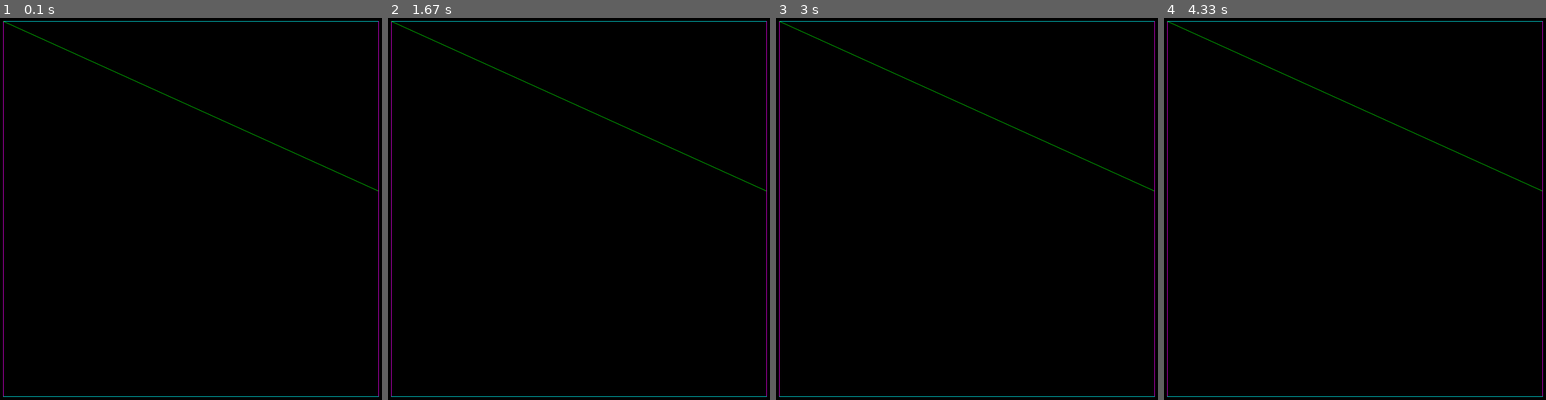
Above: before the commit, frames 1-4 (left to right).
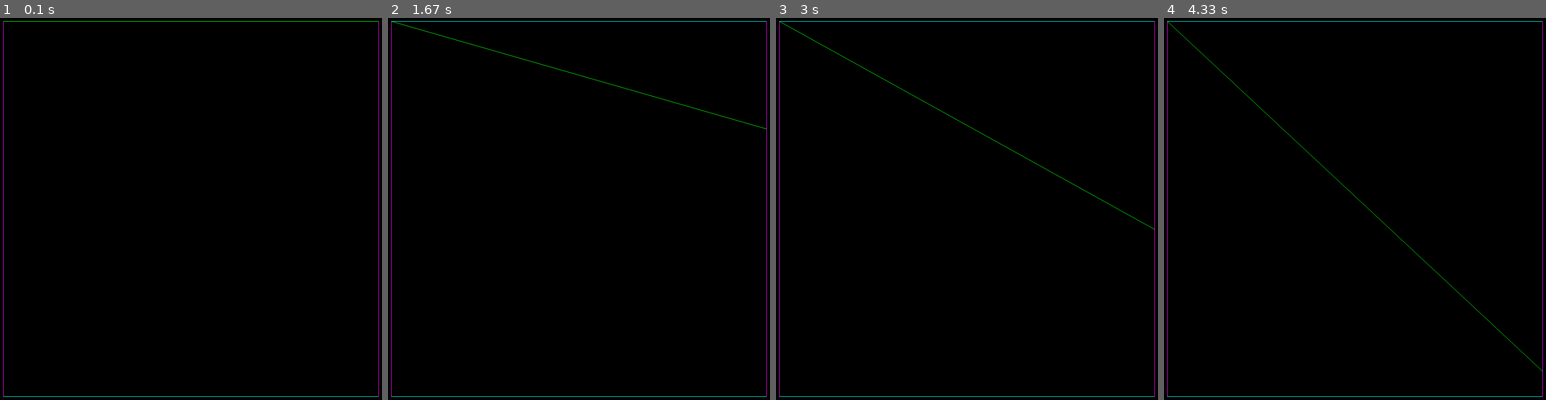
Above: after the commit, the same moments.

Repository: DoYouEvenStackSmash/planning-algorithms-exercises
Game: pygame game, started from src/ch4/manifold.py
The game is run twice, just before and just after one commit, with the same random seed, the same clock (stepped at 60 frames per second) and the same inputs.
Inputs:
- Up to frame 1 (0.1 s): no input
- Up to frame 2 (1.67 s): no input
- Up to frame 3 (3 s): no input
- Up to frame 4 (4.33 s): no input

The runs differ from the first frame. In frame 1, 0.4% of the frame differs, in the area x 0-100%, y 0-100%; in frame 2, 0.6%; in frame 3, 0.6%; in frame 4, 0.6%.

Commit message:
added scanning line, corrected coordinate system

Diff:
--- a/src/ch4/manifold.py
+++ b/src/ch4/manifold.py
@@ -31,6 +31,10 @@
   pygame.draw.aaline(screen, color, s, e)
   pygame.display.update()
 
+def frame_draw_line(screen, point_set, color = (0,0,0)):
+  s,e = point_set
+  pygame.draw.aaline(screen, color, s, e)
+
 def draw_plane(screen, point_set, axis_color = (0,0,0), boundary_color = (0,0,0)):
   xs, xe = point_set[0]
   axs, axe = point_set[2]
@@ -57,34 +61,84 @@
   x,y = origin_pt
   return Plane(Point(x,y), x_axis, y_axis)
 
+def draw_frame_lines(screen, line_segments, line_colors):
+  pygame.Surface.fill(screen, (0,0,0))
+  for i in range(len(line_segments)):
+    frame_draw_line(screen, line_segments[i], line_colors[i])
+  pygame.display.update()
 
-def main():
-  w,h = 1000,1000
-  pygame.init()
-
-  lalt = 256
-  lshift = 1
-  ctrl = 64
-
-  # 500, 500
-
+def m_R2(screen):
   origin = [100, 100]
   x_len, y_len = 800,800
   x_rad, y_rad = 0, np.pi / 2
   xa = create_axis(origin, x_len, x_rad)
   ya = create_axis(origin, y_len, y_rad)
+  o_xa = create_axis(ya.get_endpoint(), x_len, x_rad)
+  o_ya = create_axis(xa.get_endpoint(), y_len, y_rad)
   p = create_plane(origin, xa, ya)
-  screen = create_display(w,h)
-  print(p.make_segment(origin, 30 * np.pi / 180))
-  draw_line(screen, p.get_x_axis_segment(), colors["cyan"])
-  draw_line(screen, p.get_y_axis_segment(), colors["magenta"])
-  draw_line(screen, p.make_segment(origin, 30 * np.pi / 180), colors["green"])
 
 
-  yo = create_axis(xa.get_endpoint(), y_len, y_rad)
-  xo = create_axis(ya.get_endpoint(), x_len, x_rad)
-  draw_line(screen, yo.get_segment(), colors["magenta"])
-  draw_line(screen, xo.get_segment(), colors["cyan"])
+  print(p.make_segment(origin, 30 * np.pi / 180))
+  x_axis = p.get_x_axis_segment()
+  y_axis = p.get_y_axis_segment()
+  cx_axis = o_xa.get_segment()
+  cy_axis = o_ya.get_segment()
+  x_color = colors["cyan"]
+  y_color = colors["magenta"]
+  line_segments = [x_axis, y_axis, cx_axis, cy_axis]
+  line_colors = [x_color, y_color, x_color, y_color]
+  draw_frame_lines(screen, line_segments, line_colors)
+  line_segments.append(None)
+  line_colors.append(colors["green"])
+  for i in range(91):
+    l = p.make_segment(origin, i * np.pi / 180)
+    print(f"{i} deg,\t{l}")
+    line_segments[-1] = l
+    draw_frame_lines(screen, line_segments, line_colors)
+    time.sleep(0.1)
+  # print(p.x_axis.get_length())
+  # draw_line(screen, p.get_x_axis_segment(), colors["cyan"])
+  # draw_line(screen, p.get_y_axis_segment(), colors["magenta"])
+  # l = p.make_segment(origin, 30 * np.pi / 180)
+
+  # draw_line(screen, l, colors["green"])
+
+
+  # yo = create_axis(xa.get_endpoint(), y_len, y_rad)
+  # xo = create_axis(ya.get_endpoint(), x_len, x_rad)
+  # draw_line(screen, yo.get_segment(), colors["magenta"])
+  # draw_line(screen, xo.get_segment(), colors["cyan"])
+
+
+def main():
+  w,h = 1000,1000
+  pygame.init()
+  s = create_display(w,h)
+  m_R2(s)
+  # lalt = 256
+  # lshift = 1
+  # ctrl = 64
+
+  # # 500, 500
+
+  # origin = [100, 100]
+  # x_len, y_len = 800,800
+  # x_rad, y_rad = 0, np.pi / 2
+  # xa = create_axis(origin, x_len, x_rad)
+  # ya = create_axis(origin, y_len, y_rad)
+  # p = create_plane(origin, xa, ya)
+  # screen = create_display(w,h)
+  # print(p.make_segment(origin, 30 * np.pi / 180))
+  # draw_line(screen, p.get_x_axis_segment(), colors["cyan"])
+  # draw_line(screen, p.get_y_axis_segment(), colors["magenta"])
+  # l = p.make_segment(origin, 30 * np.pi / 180)
+  # draw_line(screen, l, colors["green"])
+
+
+  # yo = create_axis(xa.get_endpoint(), y_len, y_rad)
+  # xo = create_axis(ya.get_endpoint(), x_len, x_rad)
+  # draw_line(screen, yo.get_segment(), colors["magenta"])
+  # draw_line(screen, xo.get_segment(), colors["cyan"])
 
   while 1:
     for event in pygame.event.get():
--- a/src/ch4/manifold_structures.py
+++ b/src/ch4/manifold_structures.py
@@ -35,7 +35,7 @@
     return self.length
 
   def get_rad_angle(self):
-    return sef.rad_angle
+    return self.rad_angle
 
 class Plane:
   def __init__(self, origin = Point(), x_axis = Line(), y_axis = Line()):
@@ -60,7 +60,7 @@
       a =  self.y_axis.get_length()
       # angle is complementary to input
       r_theta = self.y_axis.get_rad_angle() - rad_angle
-      x_e = opp(a, r_theta)
+      x_e = opp(a, r_theta) + x_o
       y_e = y_o + a
       # y axis is bounding, compute x
     else:
@@ -68,7 +68,7 @@
 
       r_theta = rad_angle
       a = self.x_axis.get_length()
-      y_e = opp(a, r_theta)
+      y_e = opp(a, r_theta) + y_o
       x_e = x_o + a
 
     return ((x_o, y_o), (x_e, y_e))
